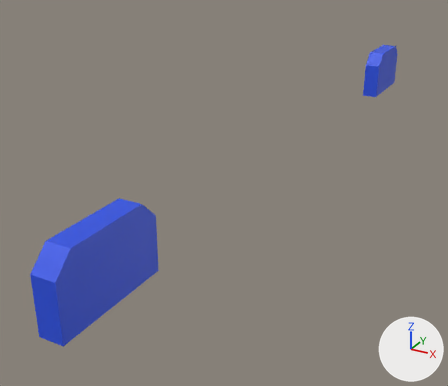
Before and after pictures for a commit that changed the Blender file BlenderObjects/madKart.blend.
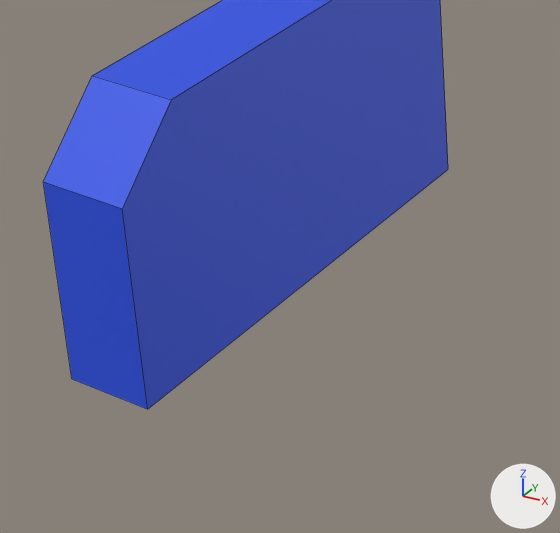
The first picture shows the older version from a 50 mm camera at (0.239, -0.094, 0.227) aimed at (-0.054, 0.44, -0.04). The close-ups show both versions on the part from 4% to 43% of the width and 56% to 100% of the height of that picture. The lights are fixed; the arrows at lower right show +X, +Y and +Z. The close-ups show mesh edges as thin lines. The same objects are shown in both versions, whatever each file hides.

In view in the first close-up: 'TransitionBetweenBarriers'.
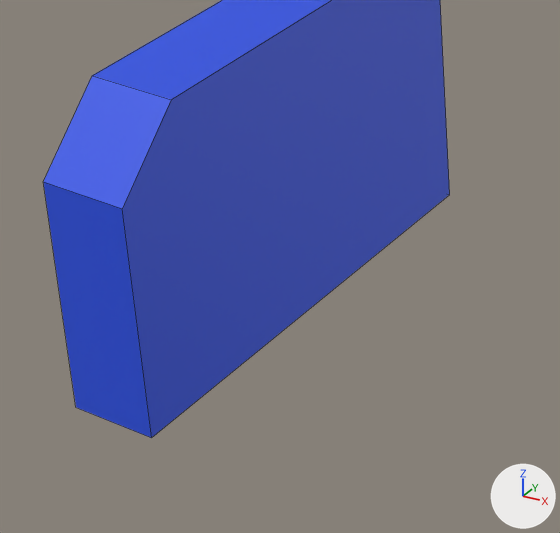
Pixel boxes [x1, y1, x2, y2] of what changed, in the close-ups (560 x 533 px):
'TransitionBetweenBarriers', reshaped: before [43, 0, 448, 409]; after [43, 0, 450, 438]

What changed in the scene script:
```text
Change me_cube:
    where me_cube.from_pydata(...)  # 12 vertices, 8 faces; spans x -0.0096..0.0096, y -0.05..0.05, z -0.0295..0.0295
    used by ob_transitionbetweenbarriers; location = (0.0, 0.1749, 0.0247)
    before: 0 (-0.0096, -0.05, -0.0295) at pixel (71, 378), 1 (-0.0096, 0.05, -0.0295), 2 (0.0096, -0.05, -0.0295) at pixel (147, 409), 3 (0.0096, 0.05, -0.0295) at pixel (448, 169)
    me_cube part 1
    add for i in [*range(0, 4)]: me_cube.vertices[i].co += Vector((0.0, 0.0, -0.0067))
```
